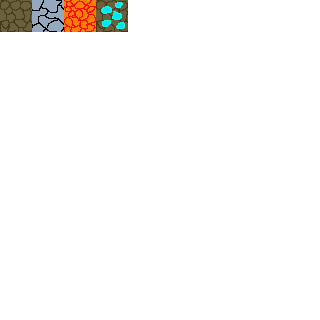
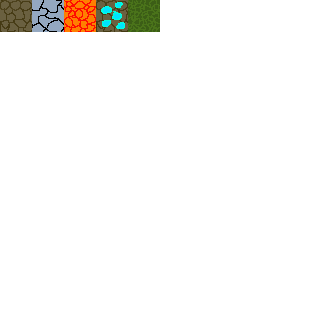
Revision of a layered 320x320 image; what changed, layer by layer:
added layer "Layer 1" above "Dirt" over [128, 0, 160, 32]
